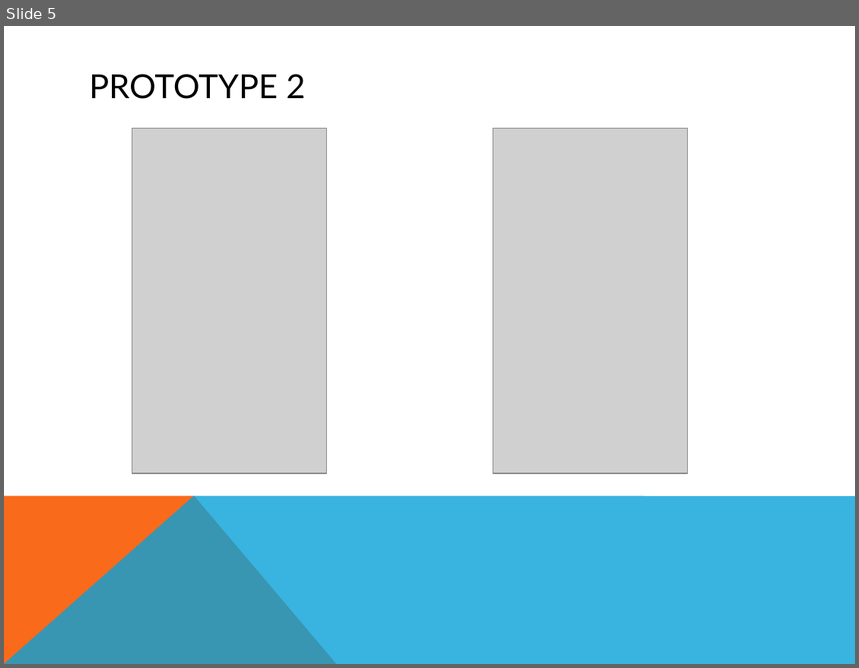
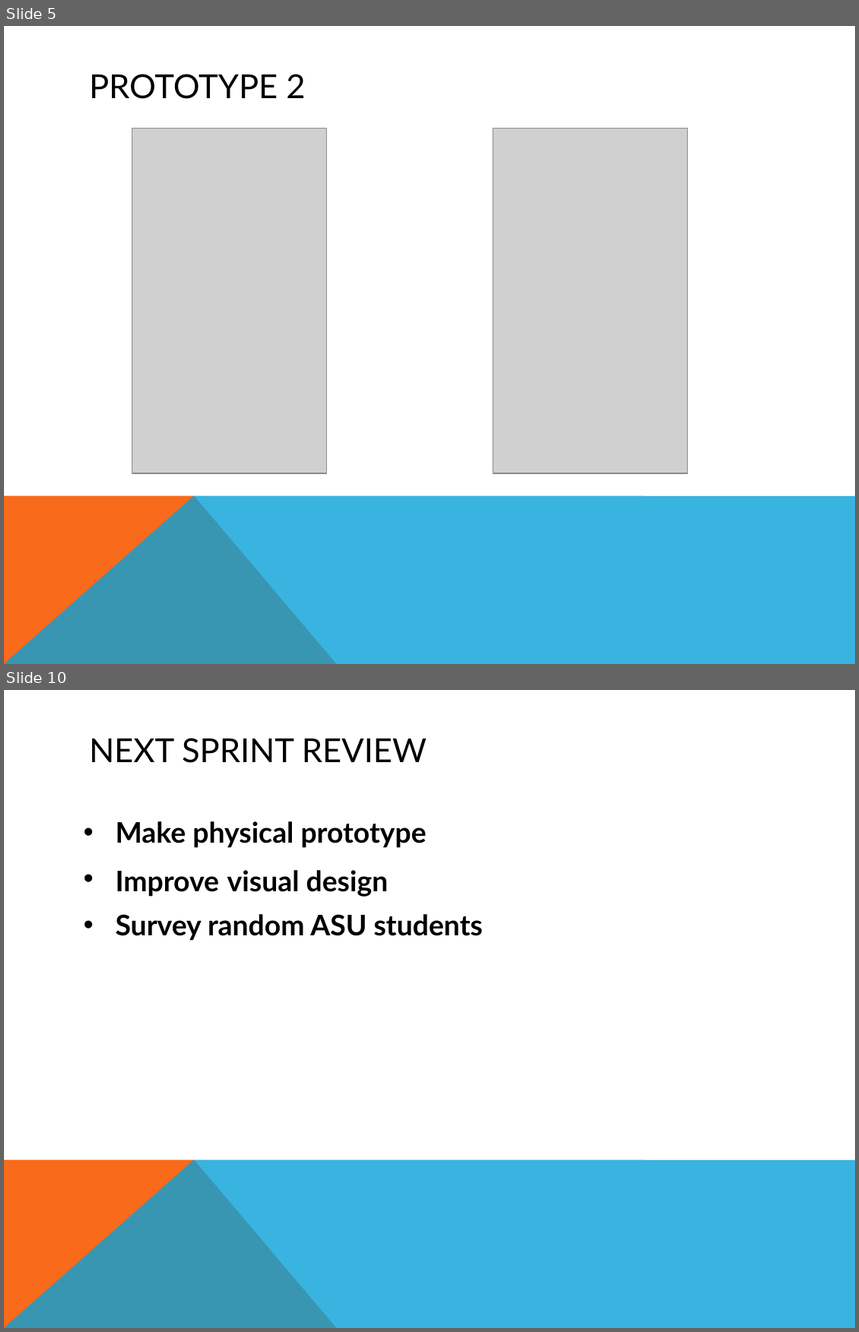
Before and after one commit to asu-cis-capstone/friendzone, a slide deck: FriendZone v 2.1.pptx. Shown one above the other, each under a label of ours: slide 5 before the commit, slides 5 and 10 after it; the slides between them are not shown. The pictures are 859x668 and 859x1332 pixels, drawn with LibreOffice and Linux fonts; fonts in the diff are those of the drawing; grey boxes stand for pictures. Boxes give left, top, right and bottom in pixels: in the first picture for what was removed or moved away, otherwise in the second. Text is boxed around its words. In the diff, an @@ line names an element or a change of style, - is before the commit and + after.

```diff
--- a/FriendZone v 2.1.pptx
+++ b/FriendZone v 2.1.pptx
@@ slide 10 added at <box>4,690,855,1328</box>, background #FFFFFF; not listed: 2 template elements that a slide beside it also shows @@
@@ title added at <box>89,738,427,763</box>, 28 pt, text #000000 @@
+NEXT SPRINT REVIEW
@@ text added at <box>116,821,484,941</box>, 24 pt, text #000000, bold @@
+• Make physical prototype
+• Improve visual design
+• Survey random ASU students
```
Also in this commit, not shown: 3 slides changed, 3 other slides added, 3 slides removed.
